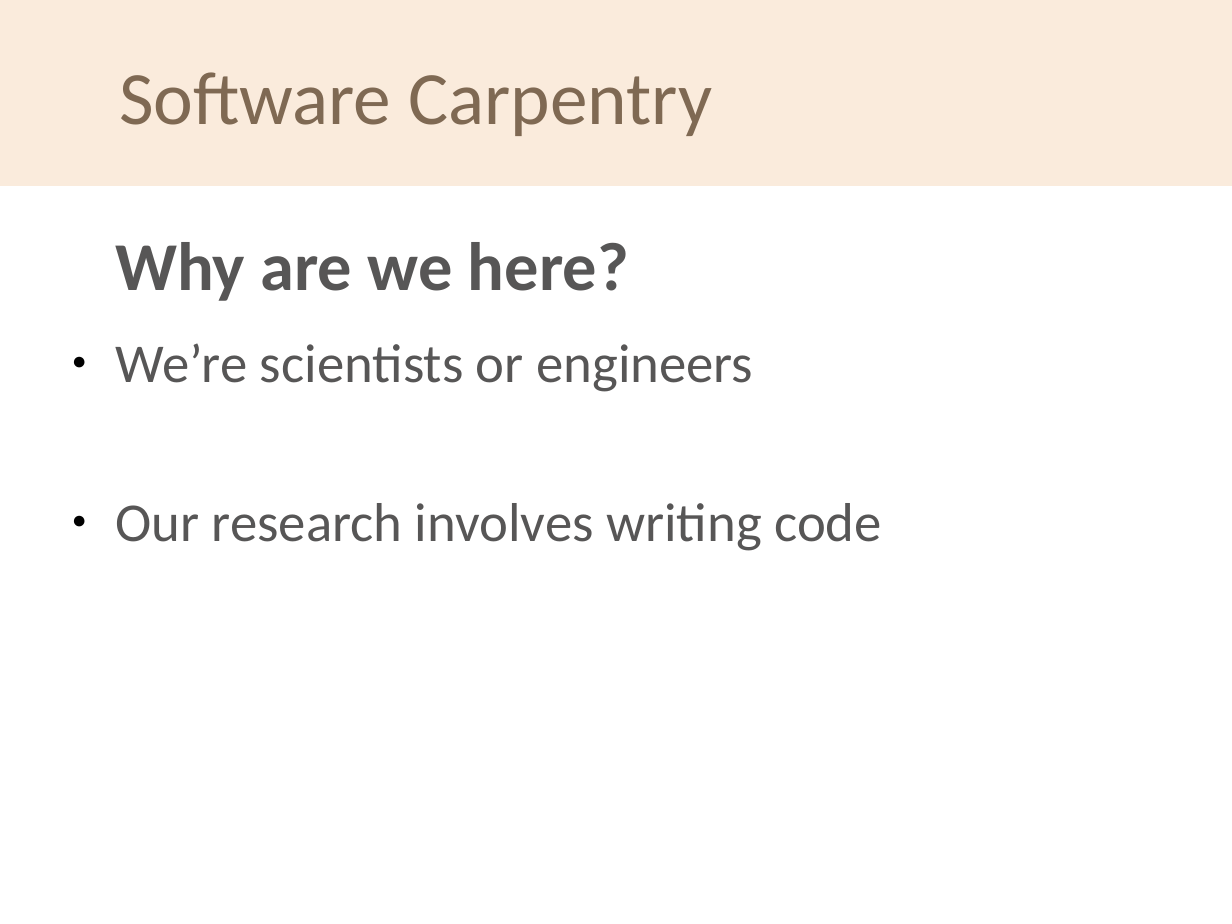
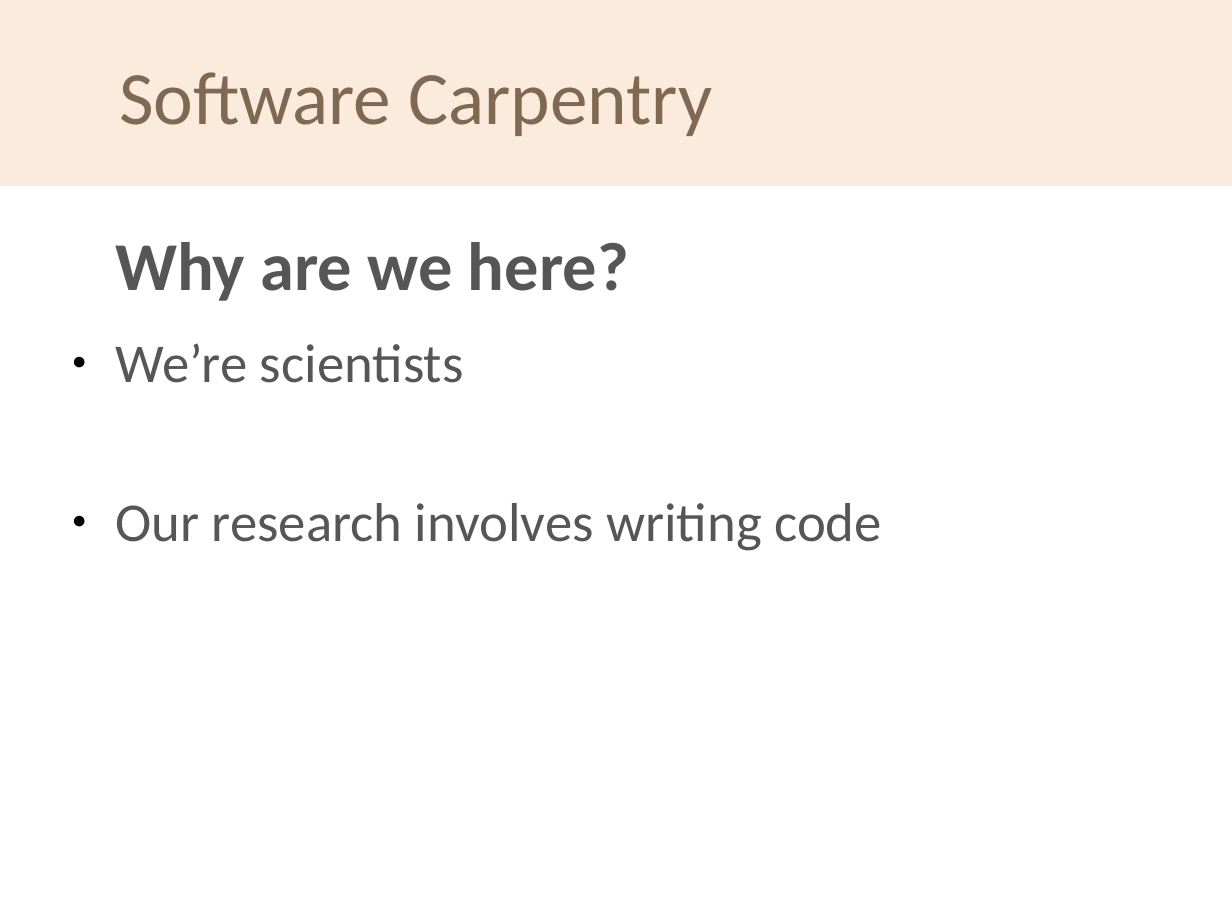
Before and after one commit to softwaresaved/2020-04-30-ramp-swc, a slide deck: slide 3 of welcome/swc-rsg-short-intro.odp (slide 4 before the commit). Drawn at 1232x924 pixels with LibreOffice and Linux fonts; fonts in the diff are those of the drawing; background and template pictures are left out. Boxes give left, top, right and bottom in pixels: in the first picture for what was removed or moved away, otherwise in the second. Text is boxed around its words. In the diff, an @@ line names an element or a change of style, - is before the commit and + after.

```diff
--- a/welcome/swc-rsg-short-intro.odp
+++ b/welcome/swc-rsg-short-intro.odp
@@ text at [115,343,464,383]: text changed @@
-● We’re scientists or engineers
+● We’re scientists
```
Also in this commit, not shown: 4 other slides changed, 5 slides removed, 3 other files.
